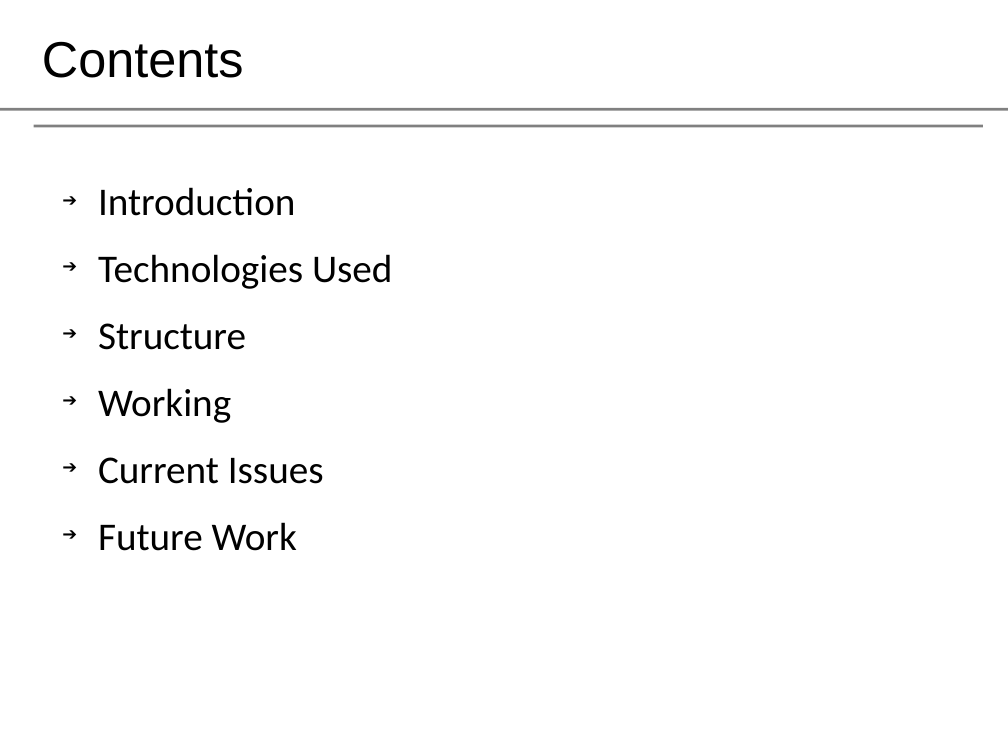
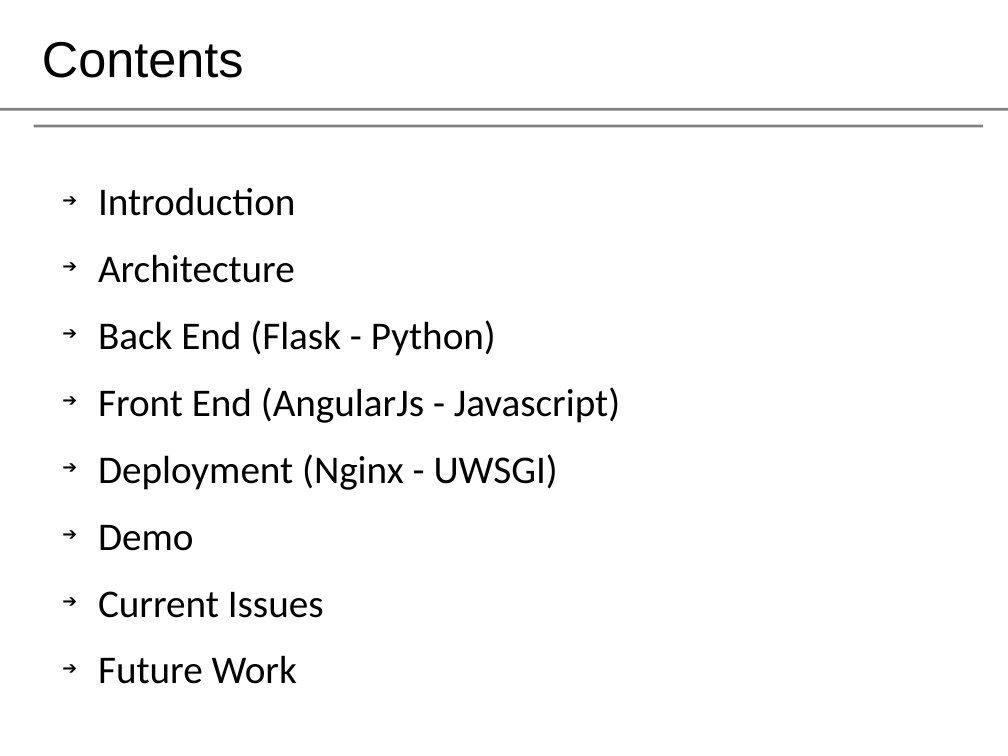
Before and after one commit to aashish-pathak/leadsnetwork, a slide deck: slide 2 of leads_in.odp. Drawn at 1008x756 pixels with LibreOffice and Linux fonts; fonts in the diff are those of the drawing; background and template pictures are left out. Boxes give left, top, right and bottom in pixels: in the first picture for what was removed or moved away, otherwise in the second. Text is boxed around its words. In the diff, an @@ line names an element or a change of style, - is before the commit and + after.

```diff
--- a/leads_in.odp
+++ b/leads_in.odp
@@ text at (98, 254, 620, 551): text changed @@
-➔ Technologies Used
-➔ Structure
-➔ Working
+➔ Architecture
+➔ Back End (Flask - Python)
+➔ Front End (AngularJs - Javascript)
+➔ Deployment (Nginx - UWSGI)
+➔ Demo
```
Also in this commit, not shown: 1 other slide changed, 1 other file.
